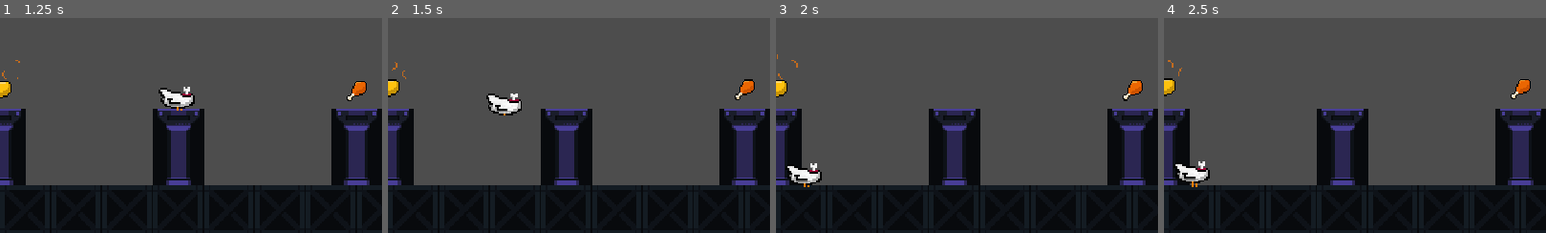
Above: before the commit, frames 1-4 (left to right).
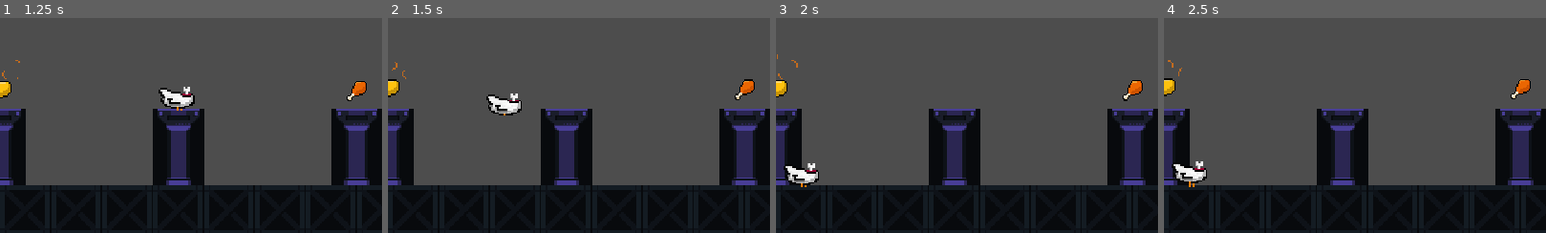
Above: after the commit, the same moments.

Repository: teo-clerk/CHICKHEAD
Game: Godot game, scene res://Scenes/mapa_prueba.tscn
Two runs of this game, one before a commit and one after it. Both use one fixed random seed, a clock stepped at 60 frames per second and the inputs below. The project has no main scene, so this scene is started directly.
Inputs (mouse positions are % of the whole screen's width and height, from its top left):
- Up to frame 1 (1.25 s): move the mouse to (72, 45) at 0.52 s; press the mouse at (72, 45) at 0.53 s
- Up to frame 2 (1.5 s): move the mouse to (30, 55) at 1.27 s; release the mouse at (30, 55) at 1.28 s; click (30, 55) at 1.35 s
- Up to frame 3 (2 s): no input
- Up to frame 4 (2.5 s): move the mouse to (60, 28) at 2.02 s; press the mouse at (60, 28) at 2.03 s
The pictures show only the part of the screen within x 27-77%, y 50-100%; the shares and areas given below are measured in that part.

Frame 1 is identical in both runs. In frame 2, 0.1% of the frame differs, in the area x 25-35%, y 35-44%; in frame 3, 0.3%; in frame 4, 0.3%, in the area x 2-12%, y 66-79%.

Commit message:
CanviColisióJugador

Diff:
--- a/Scenes/jugador.tscn
+++ b/Scenes/jugador.tscn
@@ -320,7 +320,7 @@
 
 [sub_resource type="CapsuleShape2D" id="CapsuleShape2D_ojg71"]
 radius = 11.0
-height = 44.0
+height = 38.0
 
 [node name="Jugador" type="CharacterBody2D"]
 texture_filter = 1
@@ -339,5 +339,5 @@
 rotation = 1.5708
 shape = SubResource("CapsuleShape2D_ojg71")
 
-[node name="LineaPredictòria" type="Line2D" parent="."]
+[node name="LineaPredictora" type="Line2D" parent="."]
 script = ExtResource("5_wbhol")
